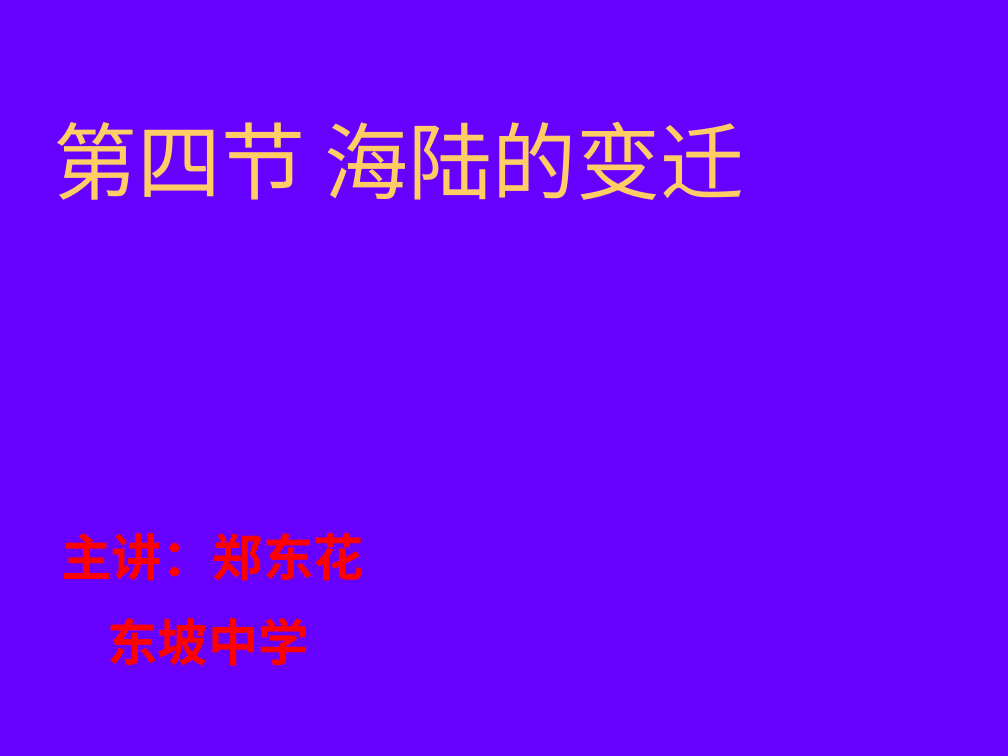
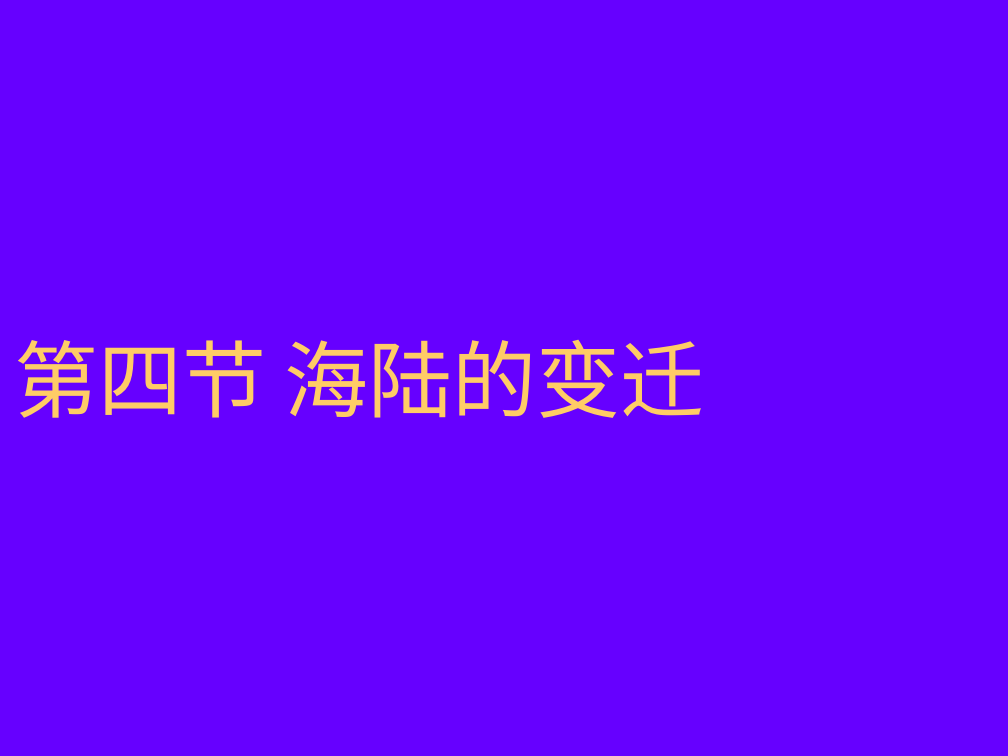
Before and after one commit to GHL0612/Teaching, a slide deck: slide 1 of 郭会玲/地理/七上/2.4 海陆变迁.pptx. Drawn at 1008x756 pixels with LibreOffice and Linux fonts; fonts in the diff are those of the drawing; background and template pictures are left out. Boxes give left, top, right and bottom in pixels: in the first picture for what was removed or moved away, otherwise in the second. Text is boxed around its words. In the diff, an @@ line names an element or a change of style, - is before the commit and + after.

```diff
--- a/郭会玲/地理/七上/2.4 海陆变迁.pptx
+++ b/郭会玲/地理/七上/2.4 海陆变迁.pptx
@@ title "第四节 海陆的变迁": place and size @@
-title "第四节 海陆的变迁" at <box>54,122,745,200</box>
+title "第四节 海陆的变迁" at <box>14,340,705,418</box>
@@ text removed at <box>62,533,364,666</box> @@
-主讲：郑东花
-东坡中学
```
Also in this commit, not shown: 7 other files.
